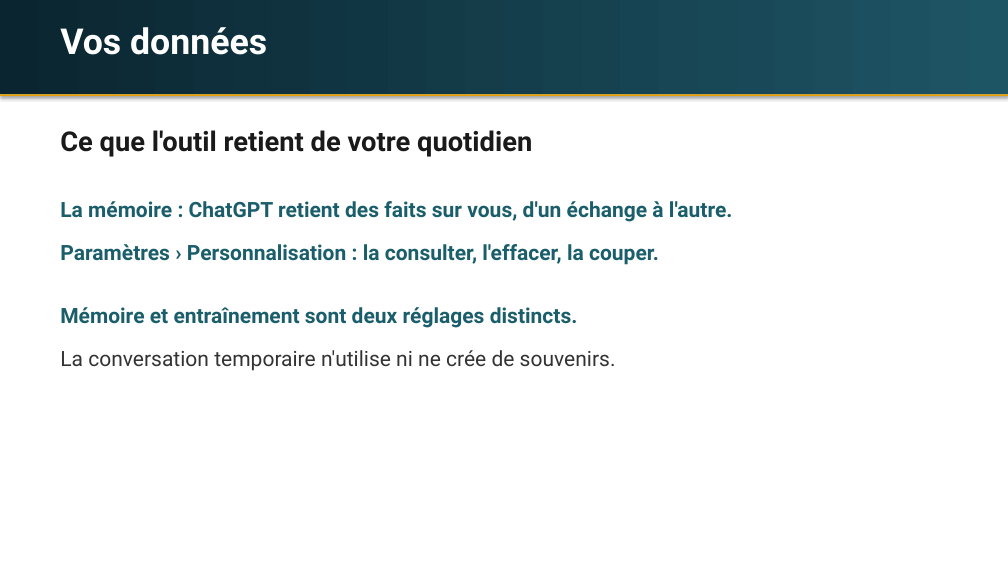
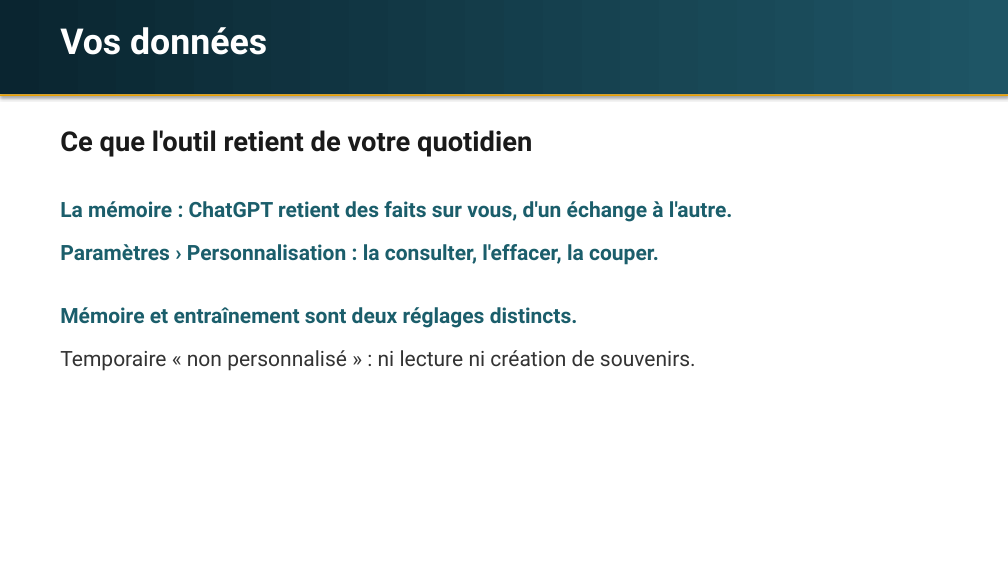
Before and after one commit to idrispjsalvi/claude-hub, a slide deck: slide 39 of espaces/intelligence-academy/seances/laurence-saulais/laurence-saulais-s1-fondamentaux.pptx (slide 38 before the commit). Drawn at 1008x567 pixels with LibreOffice and Linux fonts; fonts in the diff are those of the drawing. Boxes give left, top, right and bottom in pixels: in the first picture for what was removed or moved away, otherwise in the second. Text is boxed around its words. In the diff, an @@ line names an element or a change of style, - is before the commit and + after.

```diff
--- a/espaces/intelligence-academy/seances/laurence-saulais/laurence-saulais-s1-fondamentaux.pptx
+++ b/espaces/intelligence-academy/seances/laurence-saulais/laurence-saulais-s1-fondamentaux.pptx
@@ text at (x1=60, y1=350, x2=696, y2=371): text changed @@
-La conversation temporaire n'utilise ni ne crée de souvenirs.
+Temporaire « non personnalisé » : ni lecture ni création de souvenirs.
```
Also in this commit, not shown: 10 other slides changed, 7 slides added, 3 slides removed, 1 other file.
